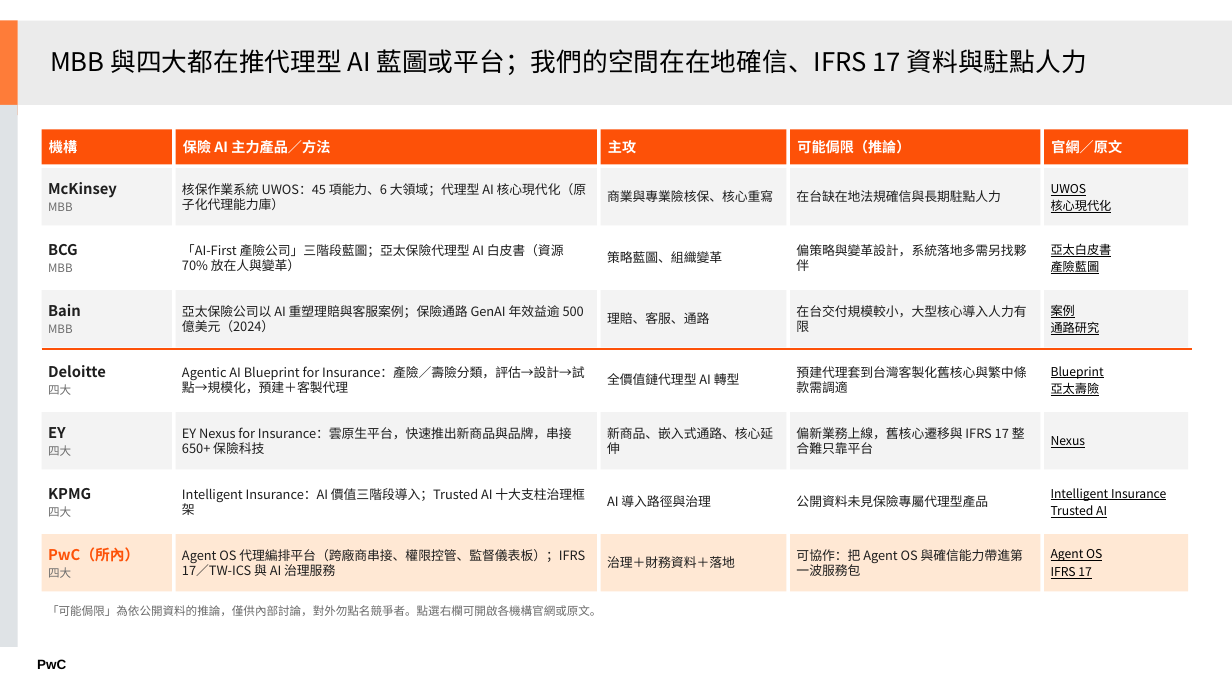
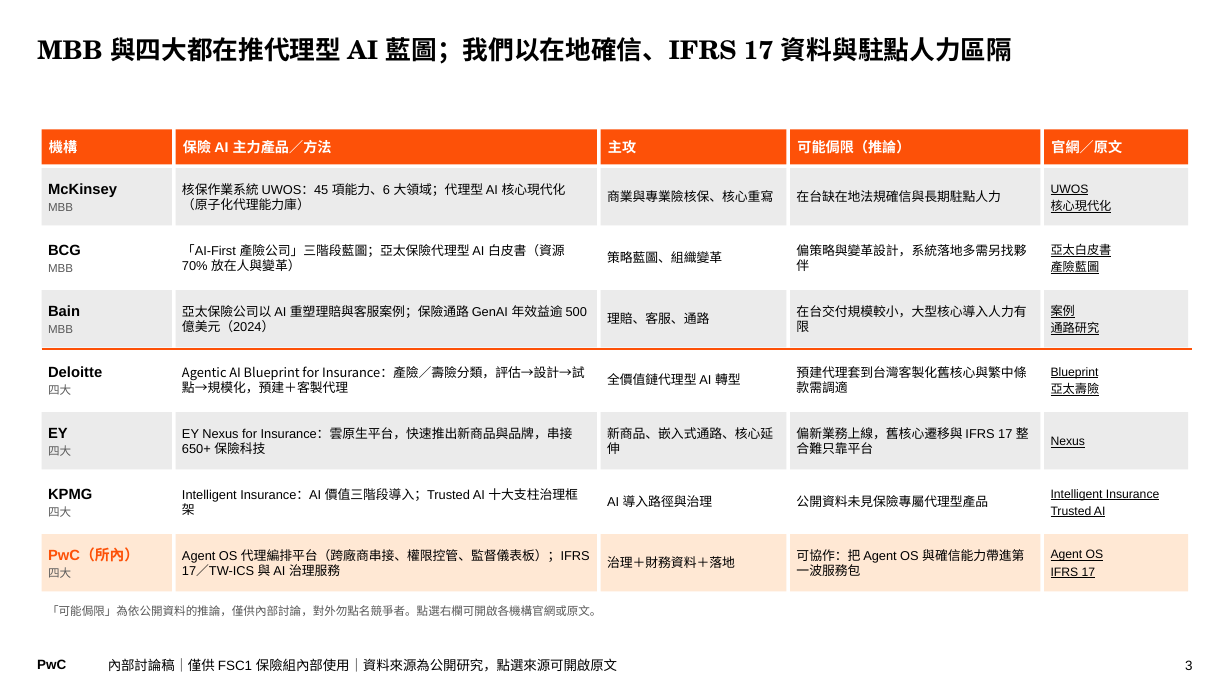
Before and after one commit to Robshao/PwC_FSC1, a slide deck: slide 3 of research/insurtech-2026/保險科技服務優先順序_主管精簡版.pptx. Drawn at 1232x693 pixels with LibreOffice and Linux fonts; fonts in the diff are those of the drawing. Boxes give left, top, right and bottom in pixels: in the first picture for what was removed or moved away, otherwise in the second. Text is boxed around its words. In the diff, an @@ line names an element or a change of style, - is before the commit and + after.

```diff
--- a/research/insurtech-2026/保險科技服務優先順序_主管精簡版.pptx
+++ b/research/insurtech-2026/保險科技服務優先順序_主管精簡版.pptx
@@ rectangle removed at (0,20,18,115) @@
@@ rectangle removed at (18,20,1232,104) @@
@@ title at (37,37,1012,64): text changed; font Noto Sans CJK TC to TeX Gyre Schola; bold on @@
-MBB 與四大都在推代理型 AI 藍圖或平台；我們的空間在在地確信、IFRS 17 資料與駐點人力
+MBB 與四大都在推代理型 AI 藍圖；我們以在地確信、IFRS 17 資料與駐點人力區隔
@@ title "MBB 與四大都在推代理型 AI 藍圖；我們以在地確信、IFRS 17 ..." at (37,37,1012,64): vertical alignment middle to top @@
@@ rectangle removed at (0,105,18,648) @@
@@ rectangle "McKinsey" at (42,168,172,226): font Noto Sans CJK TC to Arial; text colour #1E1E1E to #000000 in "McKinsey"; text colour #6B6B6B to #595959 in "MBB"; fill #F3F3F3 to #EBEBEB @@
@@ rectangle "UWOS" at (1044,168,1189,226): font Noto Sans CJK TC to Arial; fill #F3F3F3 to #EBEBEB @@
@@ rectangle "BCG" at (42,229,172,287): font Noto Sans CJK TC to Arial; text colour #1E1E1E to #000000 in "BCG"; text colour #6B6B6B to #595959 in "MBB" @@
@@ rectangle "Bain" at (42,290,172,348): font Noto Sans CJK TC to Arial; text colour #1E1E1E to #000000 in "Bain"; text colour #6B6B6B to #595959 in "MBB"; fill #F3F3F3 to #EBEBEB @@
@@ rectangle "Deloitte" at (42,351,172,409): font Noto Sans CJK TC to Arial; text colour #1E1E1E to #000000 in "Deloitte"; text colour #6B6B6B to #595959 in "四大" @@
@@ rectangle "Agentic AI Blueprint for Insurance：產險／壽險分類，評估→設計→試點→規模化，預建＋客 ..." at (176,351,597,409): font Noto Sans CJK TC to Noto Sans CJK SC, text colour #1E1E1E to #000000 @@
@@ rectangle "EY" at (42,412,172,470): font Noto Sans CJK TC to Arial; text colour #1E1E1E to #000000 in "EY"; text colour #6B6B6B to #595959 in "四大"; fill #F3F3F3 to #EBEBEB @@
@@ font Noto Sans CJK TC to Arial, text colour #1E1E1E to #000000; fill #F3F3F3 to #EBEBEB in 9 elements at (176,168,597,226), (601,168,787,226), (790,168,1041,226), (176,290,597,348), (601,290,787,348), (790,290,1041,348), (176,412,597,470), (601,412,787,470), (790,412,1041,470) @@
@@ rectangle "Nexus" at (1044,412,1189,470): font Noto Sans CJK TC to Arial; fill #F3F3F3 to #EBEBEB @@
@@ rectangle "KPMG" at (42,473,172,531): font Noto Sans CJK TC to Arial; text colour #1E1E1E to #000000 in "KPMG"; text colour #6B6B6B to #595959 in "四大" @@
@@ rectangle "PwC（所內）" at (42,534,172,592): font Noto Sans CJK TC to Arial; text colour #6B6B6B to #595959 in "四大" @@
@@ font Noto Sans CJK TC to Arial, text colour #1E1E1E to #000000 in 11 elements at (176,229,597,287), (601,229,787,287), (790,229,1041,287), (601,351,787,409), (790,351,1041,409), (176,473,597,531), (601,473,787,531), (790,473,1041,531), (176,534,597,592), (601,534,787,592), (790,534,1041,592) @@
@@ font Noto Sans CJK TC to Arial in 4 elements at (176,129,597,165), (1044,351,1189,409), (1044,473,1189,531), (1044,534,1189,592) @@
@@ text "「可能侷限」為依公開資料的推論，僅供內部討論，對外勿點名競爭者。點選右欄可開啟各機構官網或原文。" at (47,605,601,616): font Noto Sans CJK TC to Arial, text colour #6B6B6B to #595959 @@
@@ text added at (108,658,617,672), 10.5 pt, text #000000 @@
+內部討論稿｜僅供 FSC1 保險組內部使用｜資料來源為公開研究，點選來源可開啟原文
@@ page number added at (1185,660,1192,670), 10.5 pt, text #000000 @@
+3
```
Also in this commit, not shown: 2 other slides changed, 9 other files.
